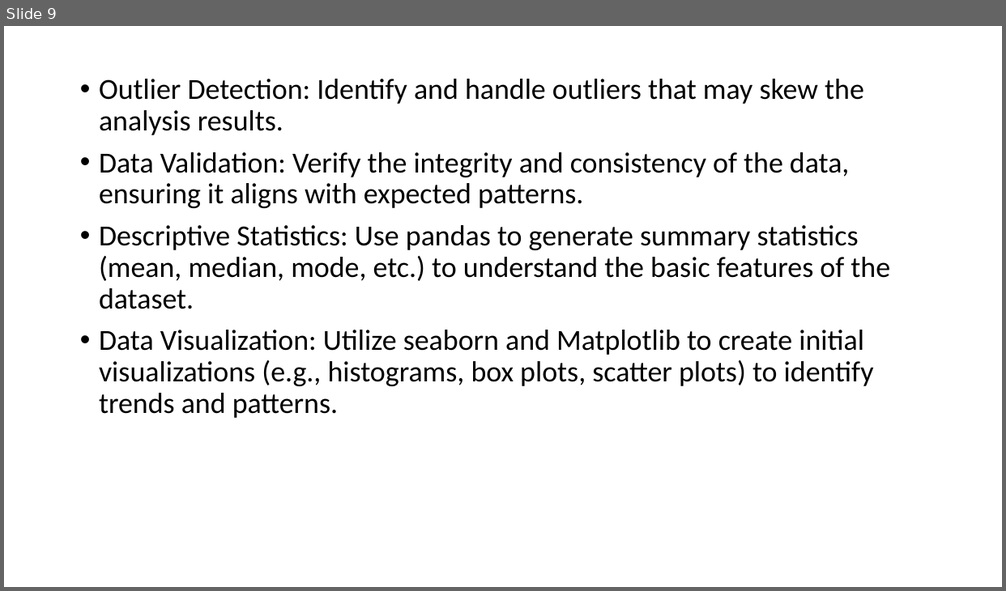
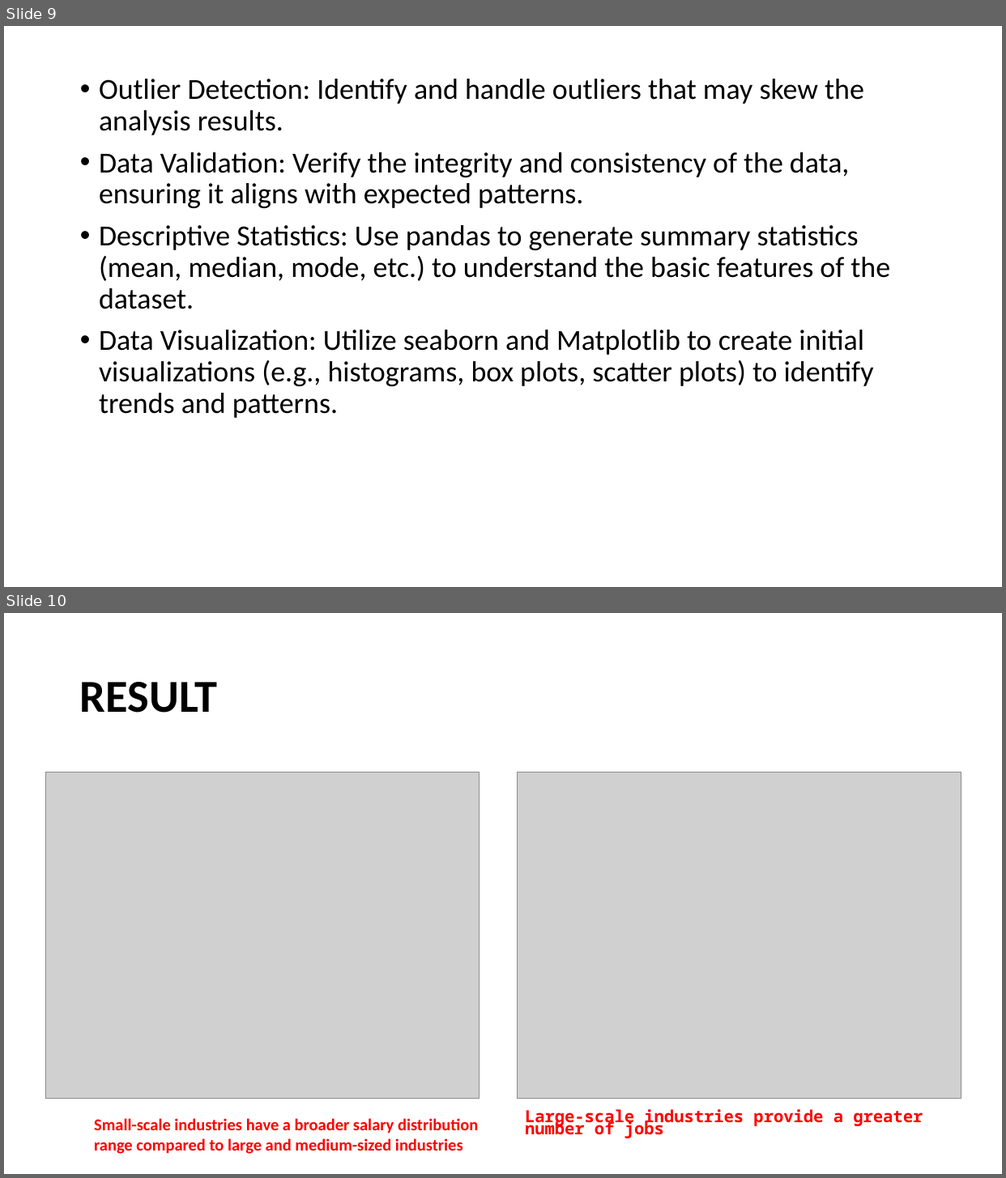
Before and after one commit to Josephvarghes/DataSciSalary_Predictor, a slide deck: PO.pptx. Shown one above the other, each under a label of ours: slide 9 before the commit, slides 9 and 10 after it. The pictures are 1006x591 and 1006x1178 pixels, drawn with LibreOffice and Linux fonts; fonts in the diff are those of the drawing; grey boxes stand for pictures. Boxes give left, top, right and bottom in pixels: in the first picture for what was removed or moved away, otherwise in the second. Text is boxed around its words. In the diff, an @@ line names an element or a change of style, - is before the commit and + after.

```diff
--- a/PO.pptx
+++ b/PO.pptx
@@ slide 10 added at bbox=[4, 613, 1002, 1174], background #FFFFFF @@
@@ title added at bbox=[80, 682, 218, 713], 44 pt, text #000000, bold @@
+RESULT
@@ picture added at bbox=[45, 773, 479, 1099] @@
@@ picture added at bbox=[518, 773, 961, 1099] @@
@@ text added at bbox=[94, 1118, 478, 1154], 16 pt, text #FF0000, bold @@
+Small-scale industries have a broader salary distribution range compared to large and medium-sized industries
@@ text added at bbox=[525, 1110, 923, 1139], 16 pt, text #FF0000, bold @@
+Large-scale industries provide a greater number of jobs
```
Also in this commit, not shown: 6 slides changed, 1 slide removed, 4 other files.
